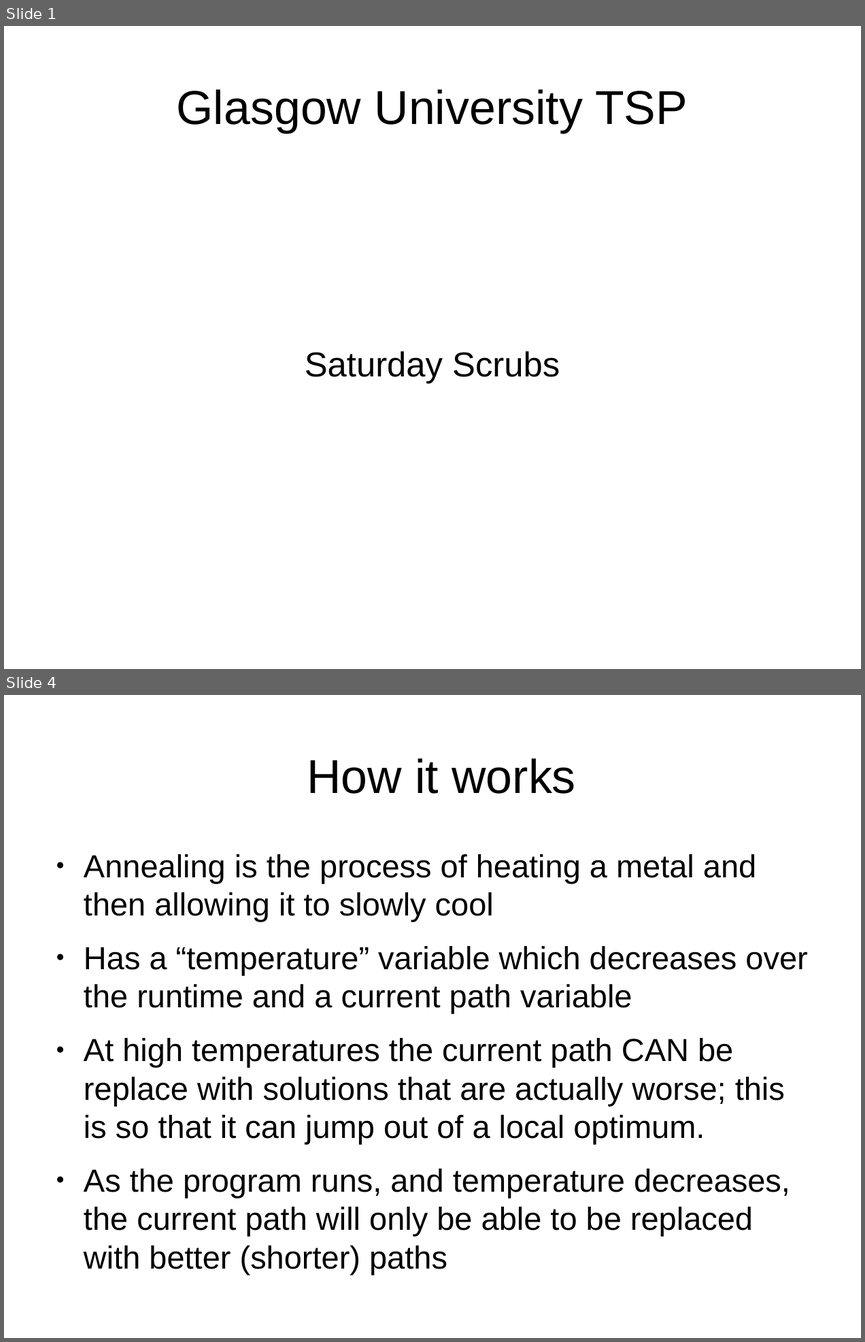
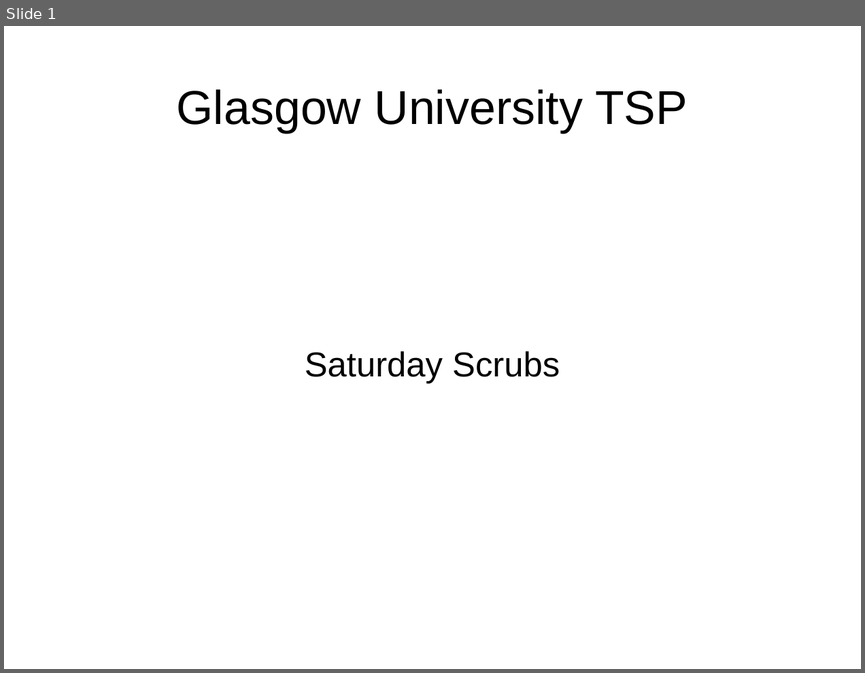
Before and after one commit to 2090140L/Glasgow-TSP-Challenge, a slide deck: presentation.odp. Shown one above the other, each under a label of ours: slides 1 and 4 before the commit, slide 1 after it; the slides between them are not shown. The pictures are 865x1342 and 865x673 pixels, drawn with LibreOffice and Linux fonts; fonts in the diff are those of the drawing. Boxes give left, top, right and bottom in pixels: in the first picture for what was removed or moved away, otherwise in the second. Text is boxed around its words. In the diff, an @@ line names an element or a change of style, - is before the commit and + after.

```diff
--- a/presentation.odp
+++ b/presentation.odp
@@ slide 4 removed at <box>4,695,861,1338</box>, background #FFFFFF @@
@@ title removed at <box>307,758,576,794</box> @@
-How it works
@@ text removed at <box>84,854,807,1236</box> @@
-● Annealing is the process of heating a metal and then allowing it to slowly cool
-● Has a “temperature” variable which decreases over the runtime and a current path variable
-● At high temperatures the current path CAN be replace with solutions that are actually worse; this is so that it can jump out of a local optimum.
-● As the program runs, and temperature decreases, the current path will only be able to be replaced with better (shorter) paths
```
Also in this commit, not shown: 2 slides changed, 4 slides added, 4 other slides removed, 2 other files.
